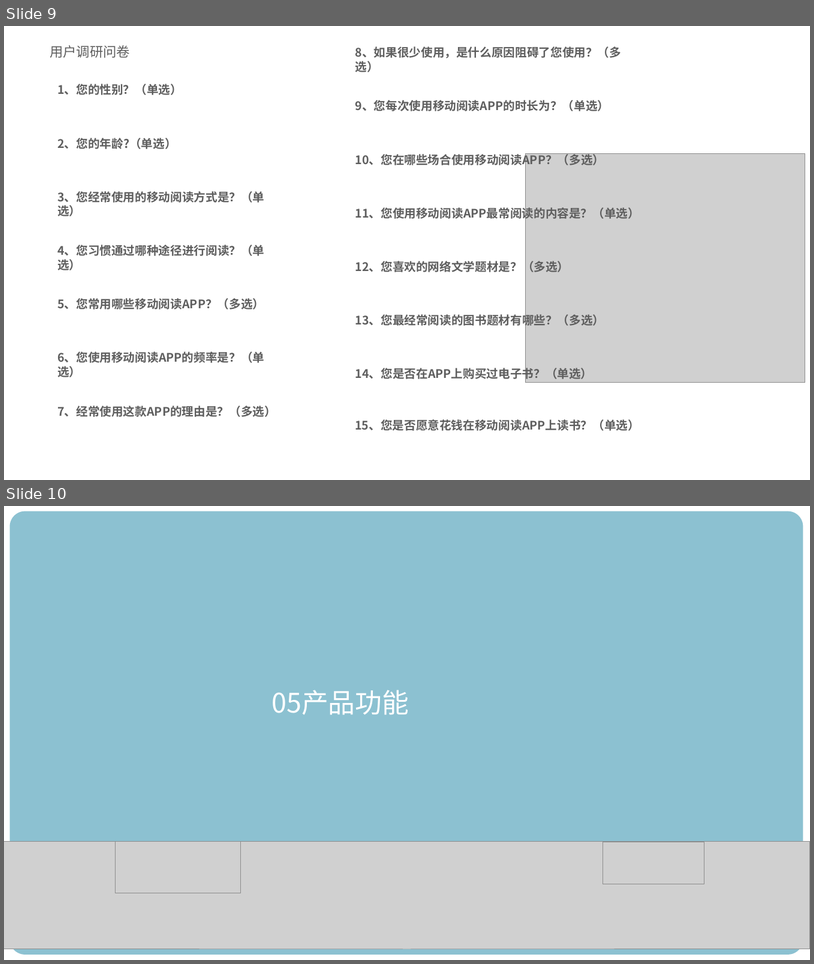
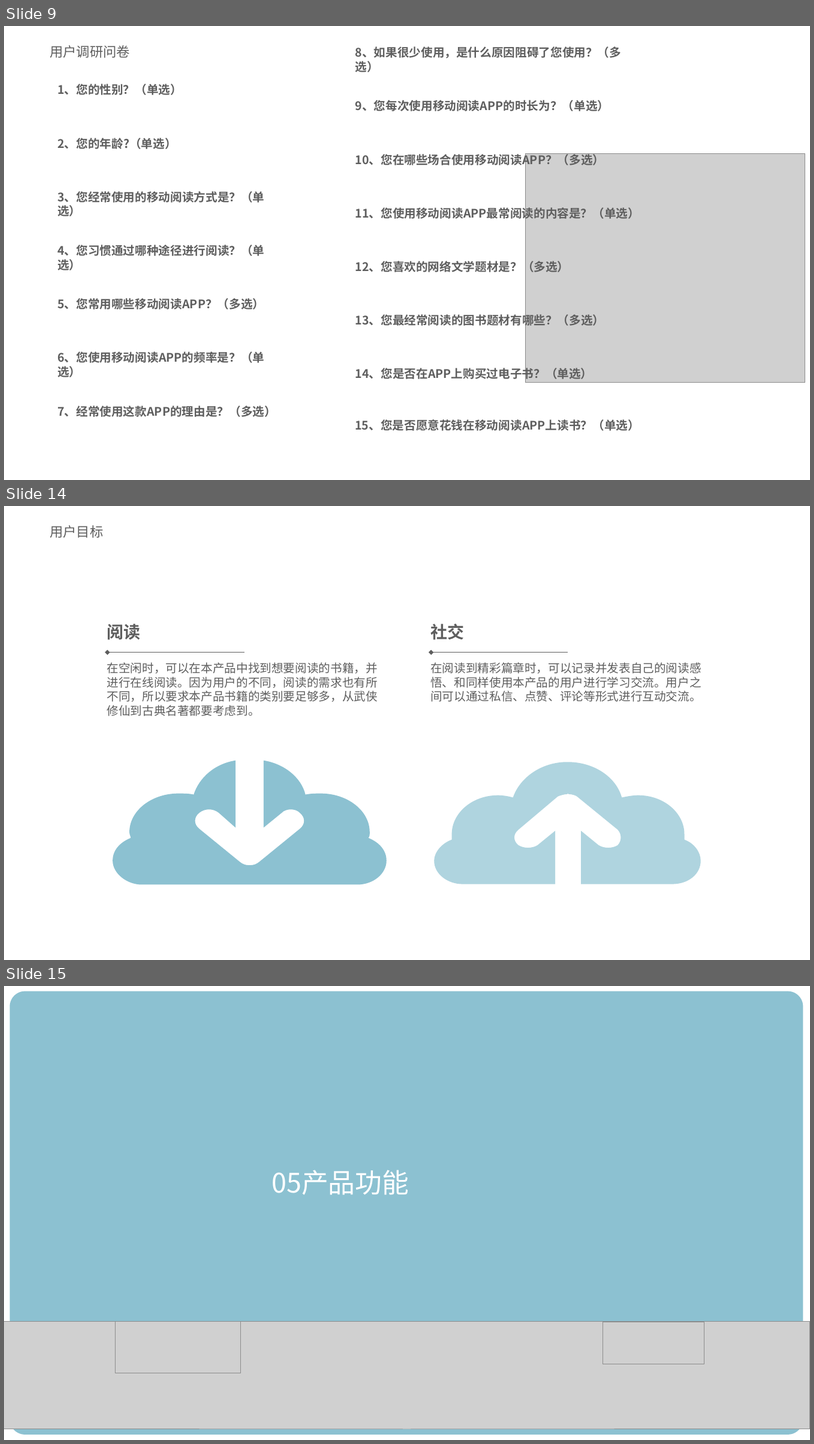
Before and after one commit to OldPigpig/RJwork, a slide deck: 随心阅PPT.pptx. Shown one above the other, each under a label of ours: slides 9 and 10 before the commit, slides 9, 14 and 15 after it; the slides between them are not shown. The pictures are 814x964 and 814x1444 pixels, drawn with LibreOffice and Linux fonts; fonts in the diff are those of the drawing; grey boxes stand for pictures; background and template pictures are left out. Boxes give left, top, right and bottom in pixels: in the first picture for what was removed or moved away, otherwise in the second. Text is boxed around its words. In the diff, an @@ line names an element or a change of style, - is before the commit and + after.

```diff
--- a/随心阅PPT.pptx
+++ b/随心阅PPT.pptx
@@ slide 14 added at box(4, 506, 810, 960), background picture (left out) @@
@@ text added at box(50, 525, 103, 538), 16 pt, text #5E5E5E @@
+用户目标
@@ text added at box(107, 624, 140, 640), 20 pt, text #5E5E5E, bold @@
+阅读
@@ text added at box(431, 624, 464, 640), 20 pt, text #5E5E5E, bold @@
+社交
@@ text added at box(107, 662, 378, 716), 14 pt, text #5E5E5E @@
+在空闲时，可以在本产品中找到想要阅读的书籍，并进行在线阅读。因为用户的不同，阅读的需求也有所不同，所以要求本产品书籍的类别要足够多，从武侠修仙到古典名著都要考虑到。
@@ arrow added from (245, 652) to (107, 652), #5E5E5E 0.5 pt @@
@@ text added at box(431, 662, 702, 702), 14 pt, text #5E5E5E @@
+在阅读到精彩篇章时，可以记录并发表自己的阅读感悟、和同样使用本产品的用户进行学习交流。用户之间可以通过私信、点赞、评论等形式进行互动交流。
@@ arrow added from (569, 652) to (432, 652), #5E5E5E 0.5 pt @@
@@ freeform shape added at box(113, 760, 387, 884), fill #8CC1D1 @@
@@ freeform shape added at box(435, 762, 702, 884), fill #AFD4DF @@
@@ what was slide 10 is now slide 15 @@
```
Also in this commit, not shown: 7 other slides added, 4 other files.
